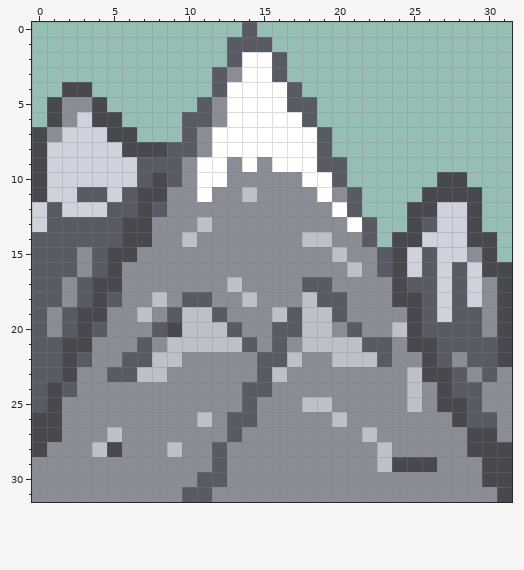
One commit to this pixel-art sprite: src/images/mountain.png. Above: the version before the commit.
The file is 32x32 pixels. Colours within 5 levels of each other are drawn and written as one.
Now the later version:
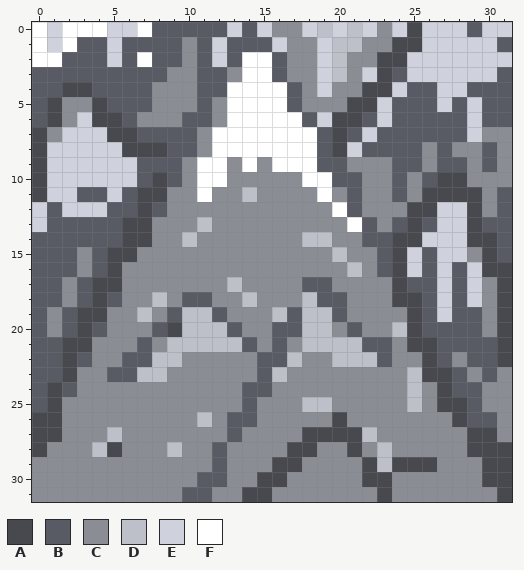
Palette (. is transparent): A #47494e  B #595b64  C #8b8d94  D #bdc0c9  E #cfd2dd  F #ffffff
The edit:
{"y":0,"x":0,"old":"..............","new":"FEFFFEEFBBBBBE"}
{"y":0,"x":15,"old":".................","new":"ECCEDEDECEAEEEBEE"}
{"y":1,"x":0,"old":".............","new":"FEFBBEBBBBCBE"}
{"y":1,"x":16,"old":"................","new":"ECCEDDCCAAEEEEEB"}
{"y":2,"x":0,"old":".............","new":"FFBBBEBFBBCBE"}
{"y":2,"x":17,"old":"...............","new":"CCEDCCAAEEEEEEE"}
{"y":3,"x":0,"old":"............","new":"BBBBBBBBBCCB"}
{"y":3,"x":17,"old":"...............","new":"CCEDCEABEEEEEEB"}
{"y":4,"x":0,"old":"..","new":"BB"}
{"y":4,"x":4,"old":"........","new":"BBBBCCCB"}
{"y":4,"x":18,"old":"..............","new":"CECCAAEBBEEBBB"}
{"y":5,"x":0,"old":".","new":"B"}
{"y":5,"x":5,"old":"......","new":"BBBCCC"}
{"y":5,"x":18,"old":"B.............","new":"CCCAAEBBBEBEBB"}
{"y":6,"x":0,"old":".","new":"B"}
{"y":6,"x":6,"old":"....","new":"BCCC"}
{"y":6,"x":19,"old":".............","new":"EAABEBBBBBEBB"}
{"y":7,"x":7,"old":"...","new":"BBB"}
{"y":7,"x":20,"old":"............","new":"ABEBBBBBBECC"}
{"y":8,"x":20,"old":"............","new":"AEBBBBCBCCBC"}
{"y":9,"x":21,"old":"...........","new":"CCCBBCBBCBC"}
{"y":10,"x":21,"old":"......","new":"BCCBCB"}
{"y":10,"x":29,"old":"...","new":"CCC"}
{"y":11,"x":22,"old":"....","new":"CCBC"}
{"y":11,"x":30,"old":"..","new":"CB"}
{"y":12,"x":22,"old":"...","new":"CCC"}
{"y":12,"x":30,"old":"..","new":"CB"}
{"y":13,"x":23,"old":"..","new":"CB"}
{"y":13,"x":30,"old":"..","new":"BB"}
{"y":14,"x":23,"old":".","new":"B"}
{"y":14,"x":31,"old":".","new":"B"}
{"y":15,"x":31,"old":".","new":"B"}
{"y":26,"x":20,"old":"D","new":"A"}
{"y":27,"x":18,"old":"CCCC","new":"AAAA"}
{"y":28,"x":17,"old":"CC","new":"AA"}
{"y":28,"x":21,"old":"C","new":"A"}
{"y":29,"x":16,"old":"CC","new":"AA"}
{"y":29,"x":22,"old":"C","new":"A"}
{"y":30,"x":15,"old":"CC","new":"AA"}
{"y":30,"x":22,"old":"CC","new":"AA"}
{"y":31,"x":14,"old":"CC","new":"AA"}
{"y":31,"x":23,"old":"C","new":"A"}
{"label":"changed","picture_box":[32,22,512,262]}
{"label":"changed","picture_box":[242,412,392,502]}
